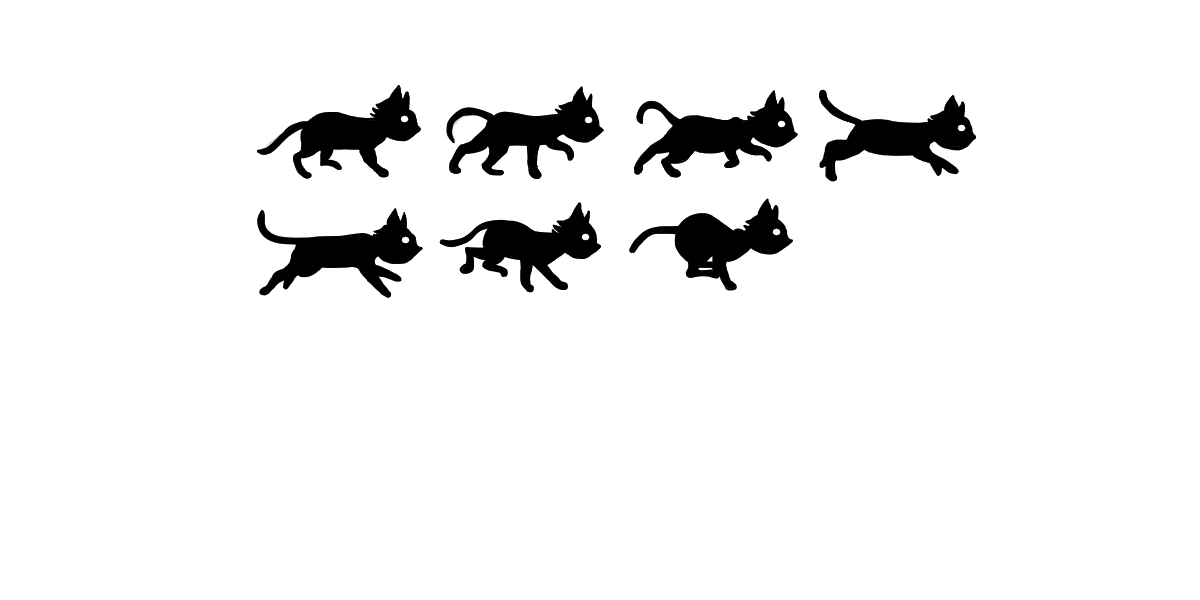
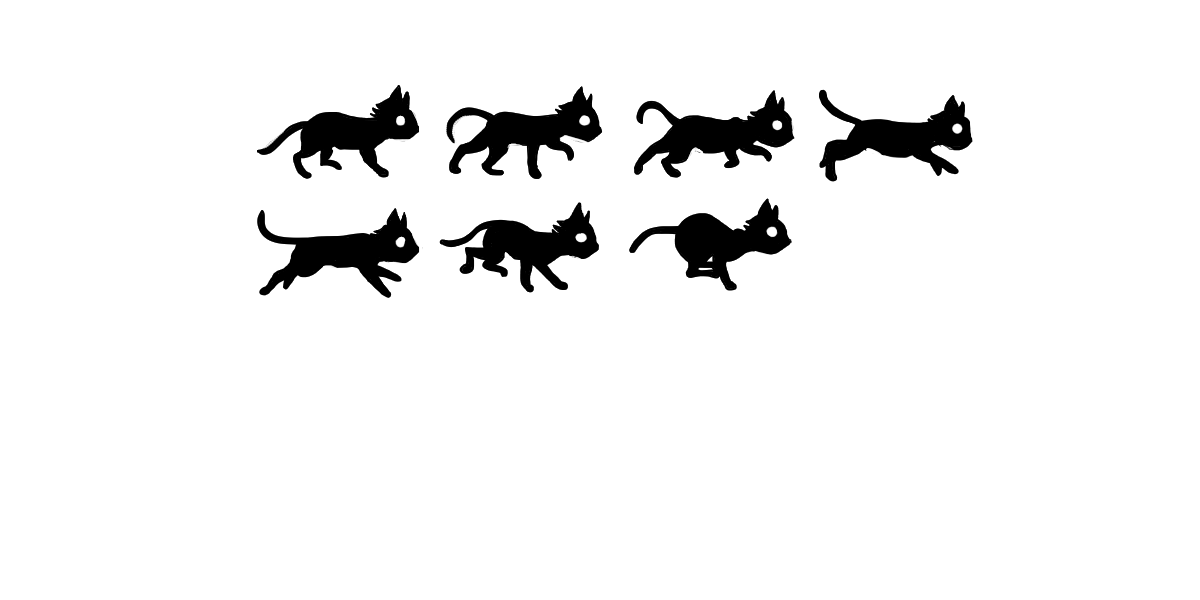
The second 1200x600 image is a revision of the first. Changes to its layers:
painted on "Paint Layer 2" over [395, 115, 966, 248]
painted on "Paint Layer 1" over [319, 110, 977, 271]
